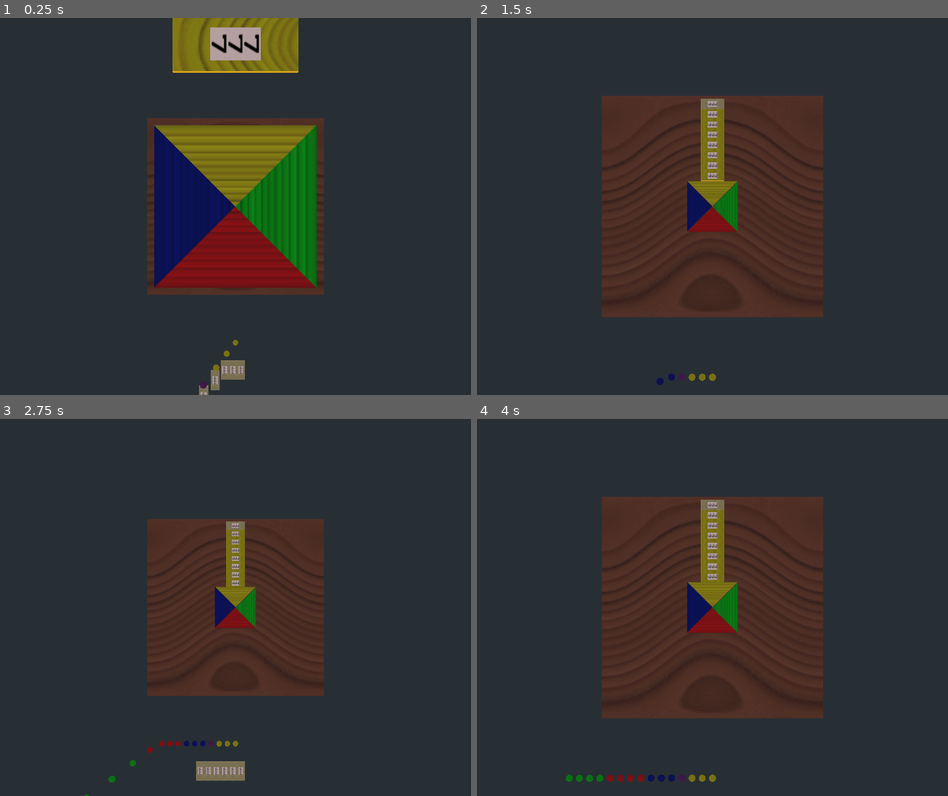
Above: before the commit, frames 1-4 (two rows, left to right).
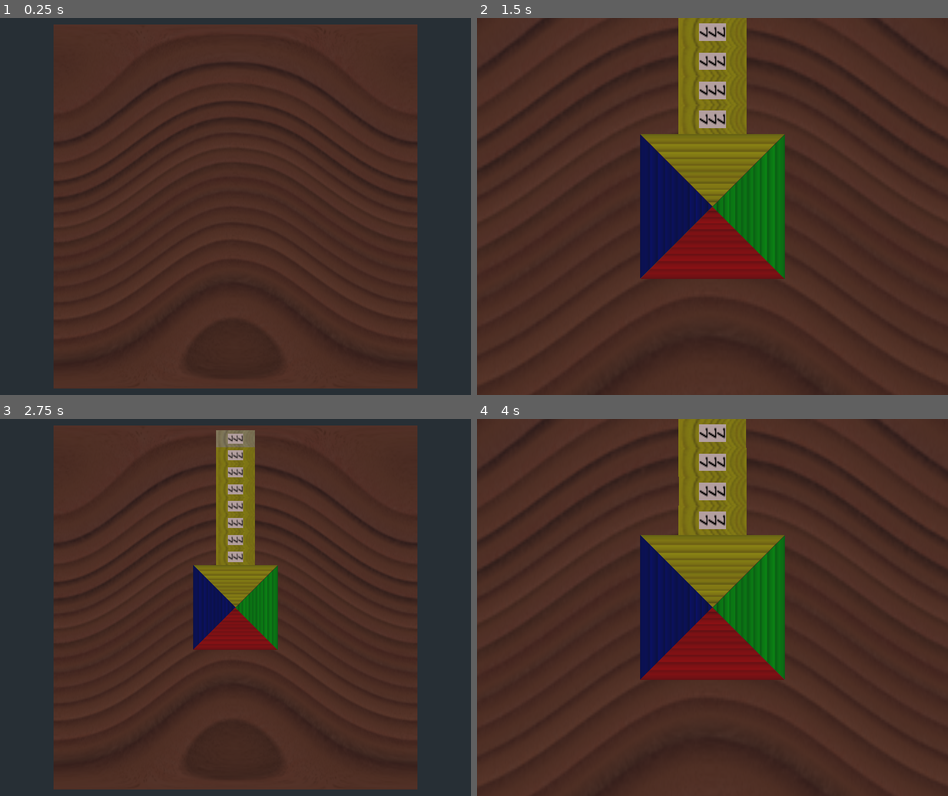
Above: after the commit, the same moments.

Repository: turulomio/gdparchis
Game: Godot game, scene res://scenes/Game4.tscn
Two runs of this game, one before a commit and one after it. Both use one fixed random seed, a clock stepped at 60 frames per second and the inputs below.
Inputs (mouse positions are in pixels of both pictures, inside the frame that each line leads up to):
- Up to frame 1 (0.25 s): no input
- Up to frame 2 (1.5 s): move the mouse to (816, 187) at 0.52 s; click (816, 187) at 0.6 s; move the mouse to (618, 225) at 1.27 s; tap Z (zoom_in) at 1.35 s
- Up to frame 3 (2.75 s): tap Enter at 2 s; move the mouse to (282, 524) at 2.02 s; tap A (zoom_out) at 2.1 s
- Up to frame 4 (4 s): move the mouse to (688, 682) at 2.77 s; click (688, 682) at 2.85 s; tap Space at 3.5 s; move the mouse to (853, 664) at 3.52 s; tap Z (zoom_in) at 3.6 s

The runs differ from the first frame. In frame 1, 69% of the frame differs, in the area x 11-89%, y 0-100%; in frame 2, 78%; in frame 3, 58%; in frame 4, 78%, in the area x 0-100%, y 0-100%.

Commit message:
camera nearer

Diff:
--- a/scenes/Game4.tscn
+++ b/scenes/Game4.tscn
@@ -12,7 +12,7 @@
 transform = Transform( 1, 0, 0, 0, 1, 0, 0, 0, 1, 0, 200, 0 )
 
 [node name="Camera" type="Camera" parent="."]
-transform = Transform( 1, 0, 0, 0, -4.37114e-08, 1, 0, -1, -4.37114e-08, 0, 100, 0 )
+transform = Transform( 1, 0, 0, 0, -4.37114e-08, 1, 0, -1, -4.37114e-08, 0, 49, 0 )
 __meta__ = {
 "_edit_lock_": true
 }
